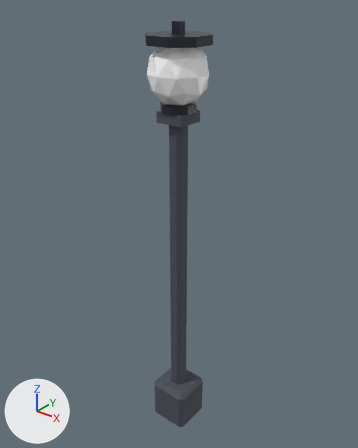
A saved change to the Blender file art/blender/street-lamp.blend.
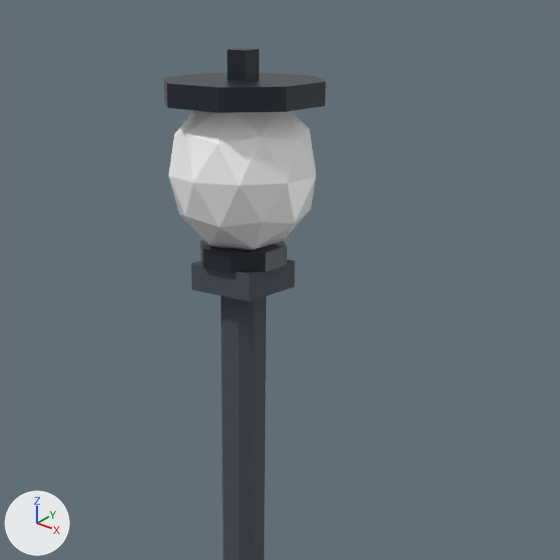
Each version is shown whole from a 50 mm lens placed at (2.79, -3.48, 4.68), pointed at (-0.08, 0.1, 2.46), then close up on the part from 21% to 87% of the width and 0% to 53% of the height. The lights are fixed; the arrows at lower left show +X, +Y and +Z. The first two pictures are the older version.

The scene before the commit, as lines of its bpy script (objects in view):
```python
me_street_lamp = bpy.data.meshes.new('street_lamp')
me_street_lamp.from_pydata(...)  # 130 vertices, 148 faces; spans x -0.28..0.28, y -0.28..0.28, z 0.0..4.4
# faces by material slot: [42, 26, 80]
me_street_lamp.materials.append(mat_pal_asphalt)  # greyish blue #4a4f59
me_street_lamp.materials.append(mat_pal_night)  # dark blue #1f2430
me_street_lamp.materials.append(mat_pal_white)  # white #ffffff
ob_street_lamp = bpy.data.objects.new('street_lamp', me_street_lamp)
ob_street_lamp.location = (0.0, 0.0, 0.0)
```
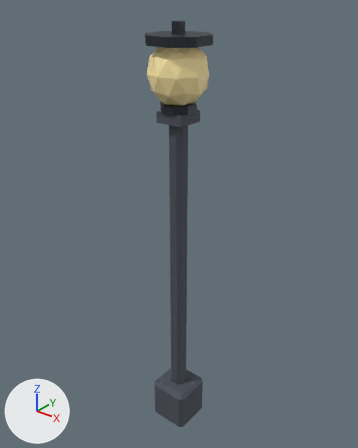
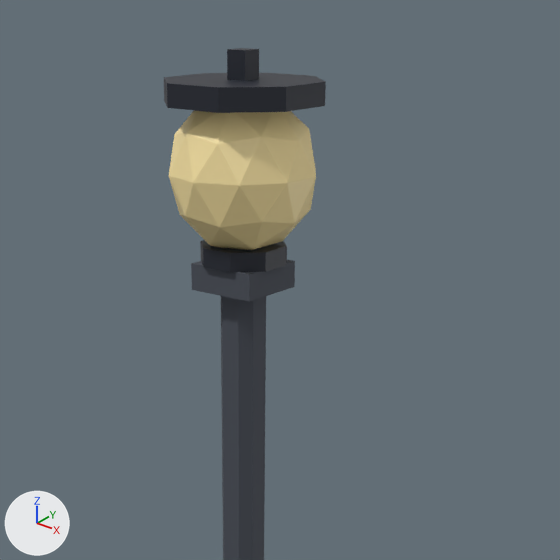
Where the change shows, as pixel boxes (x1, y1, x2, y2) in the close-ups (560 x 560 px):
part 1 of me_street_lamp, recoloured (white to beige): (169, 110, 316, 250) in both

The change, as a list of edits to the scene's bpy script:
```text
Add mat_pal_glow:
    mat_pal_glow = principled_material('pal_glow')
    mat_pal_glow.base_color = (1.0, 0.815, 0.392)  # beige #ffe9a8
Change me_street_lamp:
    where me_street_lamp.from_pydata(...)  # 130 vertices, 148 faces; spans x -0.28..0.28, y -0.28..0.28, z 0.0..4.4
    used by ob_street_lamp; location = (0.0, 0.0, 0.0)
    me_street_lamp part 1: all 80 faces that had it switch from mat_pal_white (white #ffffff) to mat_pal_glow (beige #ffe9a8)
```
